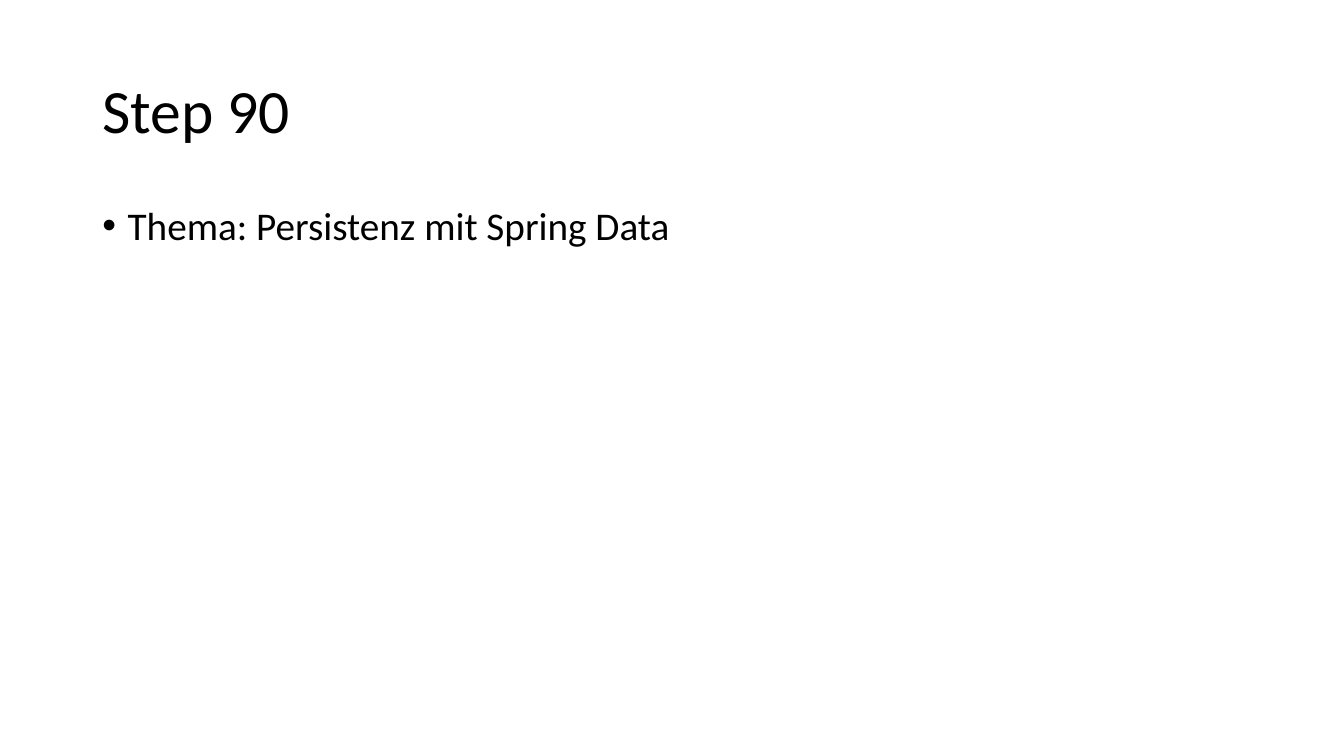
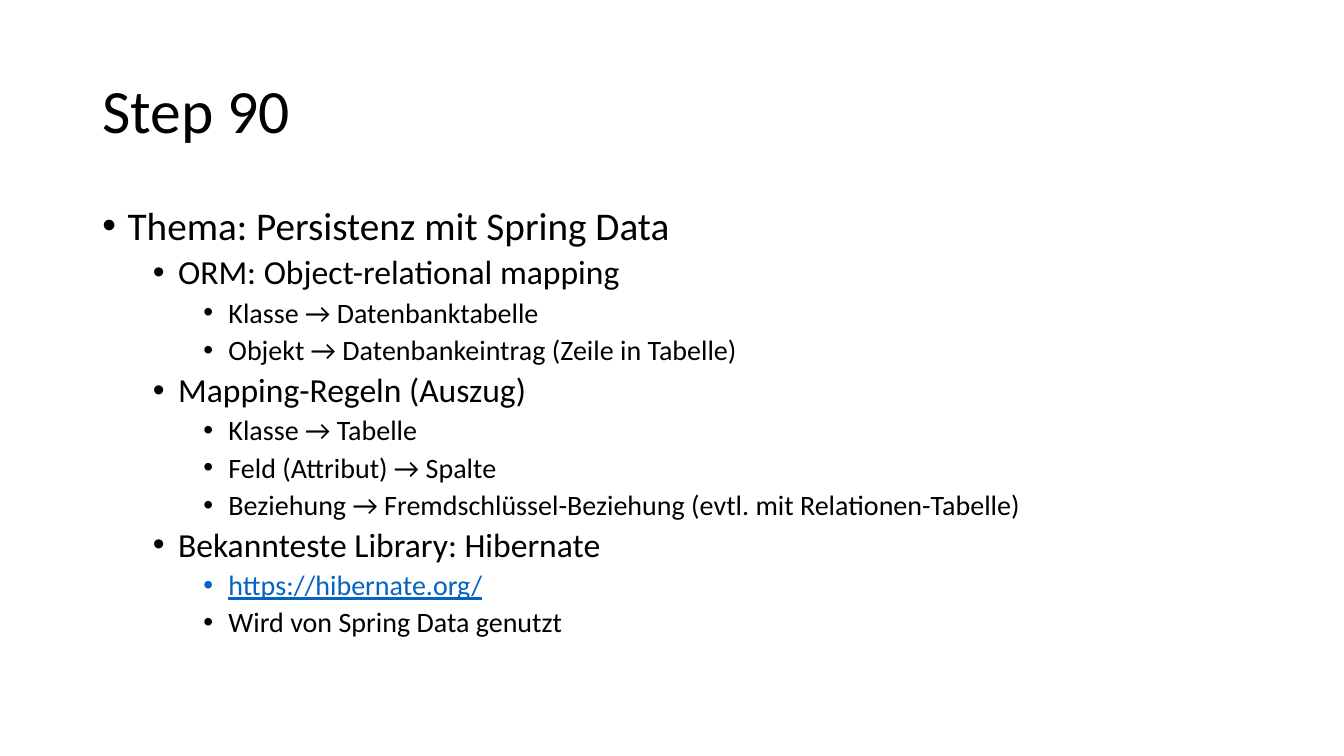
Before and after one commit to igeldo/PR4-SoSe23, a slide deck: slide 61 of Java-Starter.pptx. Drawn at 1344x756 pixels with LibreOffice and Linux fonts; fonts in the diff are those of the drawing. Boxes give left, top, right and bottom in pixels: in the first picture for what was removed or moved away, otherwise in the second. Text is boxed around its words. In the diff, an @@ line names an element or a change of style, - is before the commit and + after.

Commit message:
update Docker and Spring Data

```diff
--- a/Java-Starter.pptx
+++ b/Java-Starter.pptx
@@ text at <box>178,260,1020,637</box>: paragraphs added @@
+  • ORM: Object-relational mapping
+    • Klasse → Datenbanktabelle
+    • Objekt → Datenbankeintrag (Zeile in Tabelle)
+  • Mapping-Regeln (Auszug)
+    • Klasse → Tabelle
+    • Feld (Attribut) → Spalte
+    • Beziehung → Fremdschlüssel-Beziehung (evtl. mit Relationen-Tabelle)
+  • Bekannteste Library: Hibernate
+    • https://hibernate.org/
+    • Wird von Spring Data genutzt
```
Also in this commit, not shown: 5 other slides changed.
